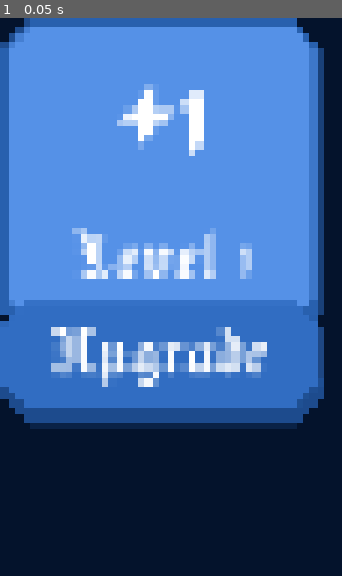
Above: before the commit, frame 1.
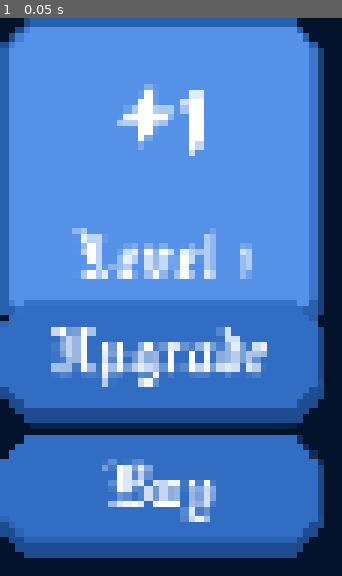
Above: after the commit, the same moment.

Repository: billyhawkes/card-game
Game: Godot game, scene res://scenes/cards/shop_card.tscn
The game is run twice, just before and just after one commit, with the same random seed, the same clock (stepped at 60 frames per second) and the same inputs. This scene is started directly instead of the project's main scene.
Inputs:
- Up to frame 1 (0.05 s): no input

The runs differ from the first frame. In frame 1, 20% of the frame differs, in the area x 0-95%, y 74-97%.
Error before the commit: Invalid call. Nonexistent function 'get_upgrade_cost' in base 'Nil'. (res://scenes/cards/shop_card.gd:21)
Error after the commit: Invalid call. Nonexistent function 'get_upgrade_cost' in base 'Nil'. (res://scenes/cards/shop_card.gd:20)

Commit message:
feat: extra rounds card

Diff:
--- a/scenes/cards/card.gd
+++ b/scenes/cards/card.gd
@@ -5,7 +5,8 @@
 	Add,
 	Multiply,
 	Upgrade,
-	Coin
+	Coin,
+	ExtraRound
 }
 
 var type: CardType
@@ -26,6 +27,12 @@
 	value_label.text = label()
 	level_label.text = "Level " + str(level)
 	EventBus.card_updated.connect(_on_card_updated)
+	match type:
+		CardType.Upgrade:
+			value_label.add_theme_font_size_override("font_size", 80)
+		CardType.ExtraRound:
+			value_label.add_theme_font_size_override("font_size", 90)
+			level_label.visible = false
 
 func _on_card_updated(_card_id: int) -> void:
 	if card_id == _card_id:
@@ -56,10 +63,11 @@
 		CardType.Multiply:
 			return "x" + str(get_value())
 		CardType.Upgrade:
-			value_label.add_theme_font_size_override("font_size", 80)
 			return "Upgrade"
 		CardType.Coin:
 			return "Coin"
+		CardType.ExtraRound:
+			return "Extra Round"
 		_:
 			return ""
 
@@ -72,9 +80,15 @@
 		CardType.Upgrade:
 			return 2 + level * 2
 		CardType.Coin:
-			return level
+			return 1 + floor(level * 0.1)
+		CardType.ExtraRound:
+			return -1
 		_:
 			return 0
 
 func get_buy_cost() -> int:
-	return get_upgrade_cost() * 2
+	match type:
+		CardType.ExtraRound:
+			return 15
+		_:
+			return get_upgrade_cost() * 2
--- a/scenes/cards/card.tscn
+++ b/scenes/cards/card.tscn
@@ -39,6 +39,7 @@
 text = "+1"
 horizontal_alignment = 1
 vertical_alignment = 1
+autowrap_mode = 2
 
 [node name="LevelLabel" type="Label" parent="Panel/VBoxContainer"]
 unique_name_in_owner = true
--- a/scenes/cards/shop_card.gd
+++ b/scenes/cards/shop_card.gd
@@ -17,6 +17,8 @@
 func _ready() -> void:
 	match shop_type:
 		ShopType.Upgrade:
+			if card.get_upgrade_cost() == -1:
+				upgrade_button.visible = false
 			buy_button.visible = false
 			upgrade_button.text = str("$", card.get_upgrade_cost())
 		ShopType.Buy:
--- a/scenes/game/game_state.gd
+++ b/scenes/game/game_state.gd
@@ -15,7 +15,7 @@
 func _ready() -> void:
 	EventBus.play_hand.connect(_on_play_hand)
 
-	rounds = Game.max_rounds
+	rounds = Game.get_base_rounds()
 	score = 0.0
 	score_goal = Game.get_points_goal()
 
--- a/scenes/game/hud.gd
+++ b/scenes/game/hud.gd
@@ -15,7 +15,7 @@
 	EventBus.discard_updated.connect(func(new): discard_label.text = "Discard: " + str(new))
 	EventBus.points_updated.connect(_on_points_updated)
 
-	round_label.text = "Rounds: " + str(Game.max_rounds)
+	round_label.text = "Rounds: " + str(Game.get_base_rounds())
 	goal_label.text = "Goal: " + str(Game.get_points_goal())
 	points_label.pivot_offset.x = points_label.size.x
 	points_label.pivot_offset.y = points_label.size.y
--- a/scripts/game.gd
+++ b/scripts/game.gd
@@ -20,6 +20,14 @@
 	for x in stage:
 		initial_goal *= 1.5
 	return snapped(initial_goal, 0.1)
+
+func get_base_rounds() -> int:
+	# Find extra round cards
+	var extra_rounds = 0
+	for card in cards:
+		if card.type == Card.CardType.ExtraRound:
+			extra_rounds += 1
+	return max_rounds + extra_rounds
 
 func _on_upgrade_card(card_id: int, cost: int) -> void:
 	var card = cards[card_id]
